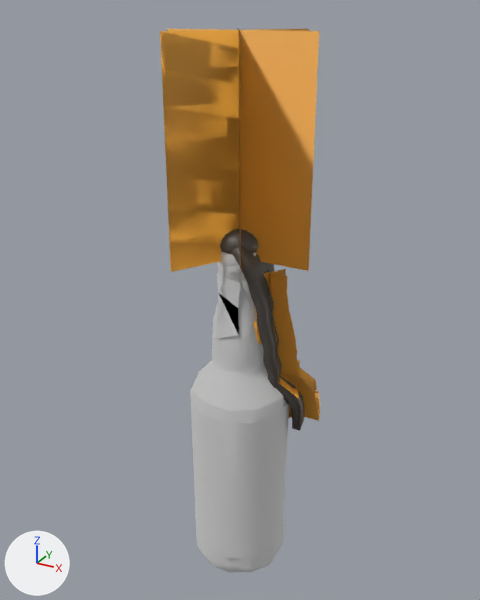
The FBX model asset-pipeline/out/SM_MolotovBottle.fbx as it was, and as the next commit left it.
Rendered twice from a camera (50 mm lens) standing at (0.201, -0.364, 0.269) and looking at (-0.003, 0.007, 0.083). The axes (+X, +Y, +Z) are drawn at lower left. The lights are the same throughout. The picture after the commit comes second. Where no turn or scale is listed for an object, it has been applied to the vertices. Vertices at exactly the same position are counted once.

The older version as bpy lines, for what is in view:
```python
me_sm_molotovbottle_001 = bpy.data.meshes.new('SM_MolotovBottle.001')
me_sm_molotovbottle_001.from_pydata(...)  # 737 vertices, 1280 faces; spans x -0.05..0.054, y -0.043..0.043, z -0.129..0.257
# faces by material slot: [306, 288, 584, 102]
me_sm_molotovbottle_001.materials.append(mat_mi_cns_cossacks_vodka_01_glass)  # white #e7e7e7
me_sm_molotovbottle_001.materials.append(mat_mi_cns_cossacks_vodka_01_02)  # white #e7e7e7
me_sm_molotovbottle_001.materials.append(mat_mi_molotov_rag)  # dark grey #504b45
me_sm_molotovbottle_001.materials.append(mat_m_ragflame)  # orange #ffb33f
ob_sm_molotovbottle = bpy.data.objects.new('SM_MolotovBottle', me_sm_molotovbottle_001)
ob_sm_molotovbottle.location = (0.0, 0.0, 0.0)
```
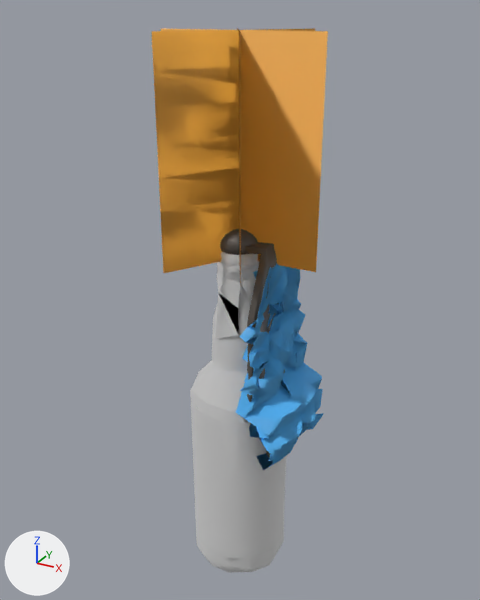
Pixel boxes [x1, y1, x2, y2] of what changed, in the pictures (480 x 600 px; the box of a moved part takes in the faces that stretch with it):
```json
{"object": "SM_MolotovBottle", "change": "reshaped", "before": [160, 28, 320, 573], "after": [152, 28, 328, 573], "on screen": "10% wider"}
{"part": 1, "of": "me_sm_molotovbottle_001", "change": "moved or reshaped", "before": [167, 29, 319, 271], "after": [161, 29, 328, 272]}
{"part": 2, "of": "me_sm_molotovbottle_001", "change": "moved or reshaped", "before": [160, 29, 309, 272], "after": [152, 28, 315, 273]}
{"part": 3, "of": "me_sm_molotovbottle_001", "change": "moved or reshaped", "before": [237, 28, 241, 283], "after": [237, 28, 241, 283]}
{"part": 4, "of": "me_sm_molotovbottle_001", "change": "added", "after": [236, 263, 324, 470], "on screen": "blue"}
{"part": 5, "of": "me_sm_molotovbottle_001", "change": "built on", "before": [231, 245, 320, 431], "after": [244, 242, 286, 461]}
```

The change, as JSON lines over the scene's bpy script:
```json
{"op": "add", "block": "mat_m_sheathflame", "code": ["mat_m_sheathflame = principled_material('M_SheathFlame')", "mat_m_sheathflame.base_color = (0.1, 0.5, 1.0)  # blue #59bcff"]}
{"block": "me_sm_molotovbottle_001", "where": "# used by ob_sm_molotovbottle; location = (0.0, 0.0, 0.0)"}
{"op": "remove", "block": "me_sm_molotovbottle_001", "code": "me_sm_molotovbottle_001.from_pydata(...)  # 737 vertices, 1280 faces; spans x -0.05..0.054, y -0.043..0.043, z -0.129..0.257"}
{"op": "add", "block": "me_sm_molotovbottle_001", "code": "me_sm_molotovbottle_001.from_pydata(...)  # 2739 vertices, 5204 faces; spans x -0.055..0.057, y -0.048..0.048, z -0.129..0.257"}
{"block": "me_sm_molotovbottle_001", "change": "me_sm_molotovbottle_001 part 1: the loose piece of 16 vertices spanning x -0.05..0.05, y 0.0, z 0.117..0.257 is scaled about its middle by (1.1, 1, 1)"}
{"block": "me_sm_molotovbottle_001", "change": "me_sm_molotovbottle_001 part 2: the loose piece of 16 vertices spanning x -0.025..0.025, y -0.043..0.043, z 0.117..0.257 is scaled about its middle by (1.1, 1.1, 1)"}
{"block": "me_sm_molotovbottle_001", "change": "me_sm_molotovbottle_001 part 3: the loose piece of 16 vertices spanning x -0.025..0.025, y -0.043..0.043, z 0.117..0.257 is scaled about its middle by (1.1, 1.1, 1)"}
{"block": "me_sm_molotovbottle_001", "change": "me_sm_molotovbottle_001 part 4: a new loose piece of 450 vertices spanning x 0.008..0.057, y -0.039..0.044, z -0.022..0.121, in mat_m_sheathflame (blue #59bcff)"}
{"block": "me_sm_molotovbottle_001", "change": "me_sm_molotovbottle_001 part 5: 2 vertices moved within x 0.022..0.044, y 0.015..0.016, z 0.001..0.091; 286 vertices removed from x 0.003..0.054, y -0.017..0.04, z -0.013..0.131; 1838 vertices added at x -0.005..0.05, y -0.033..0.038, z -0.019..0.131"}
{"op": "add", "block": "me_sm_molotovbottle_001", "code": "me_sm_molotovbottle_001.materials.append(mat_m_sheathflame)  # blue #59bcff"}
```
